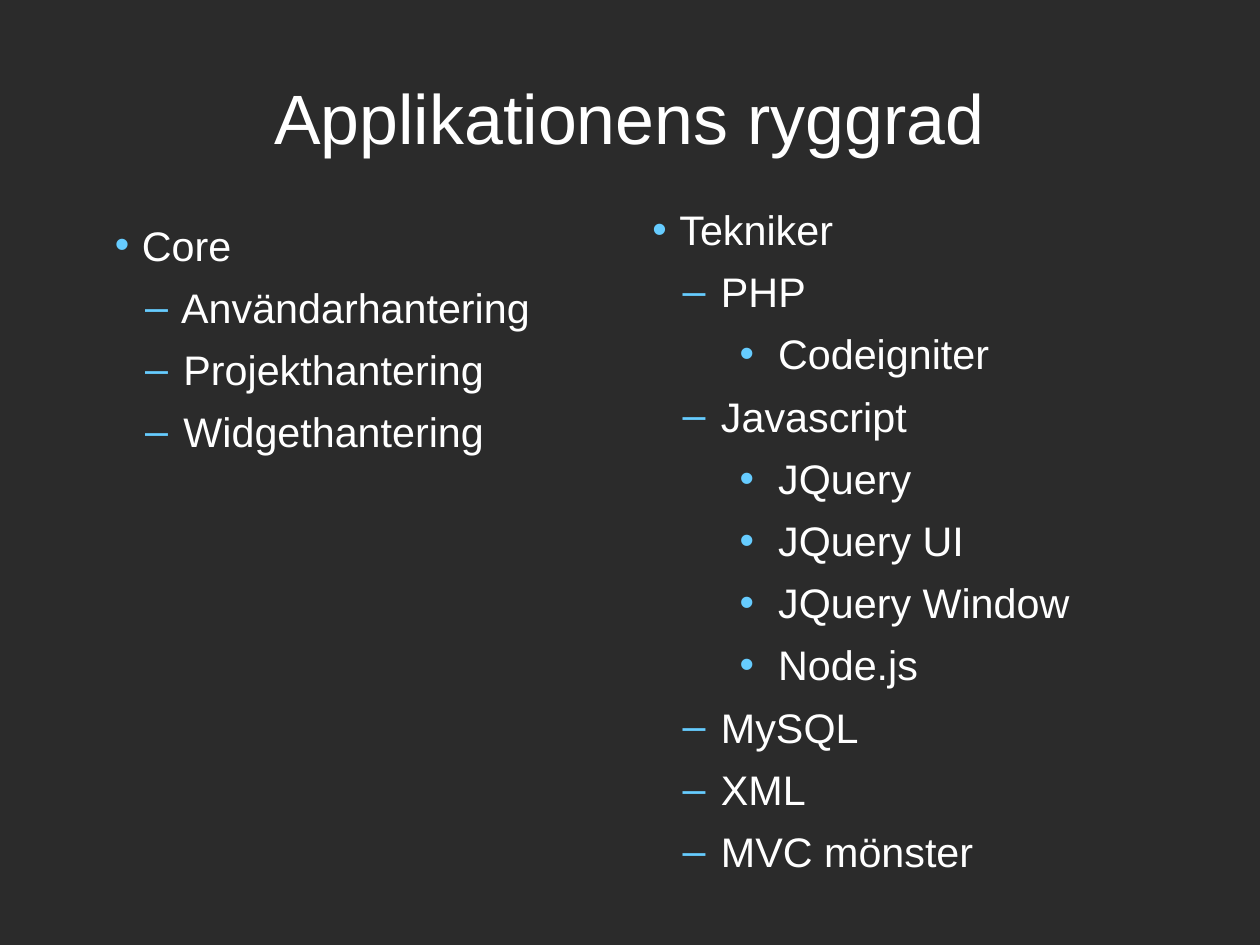
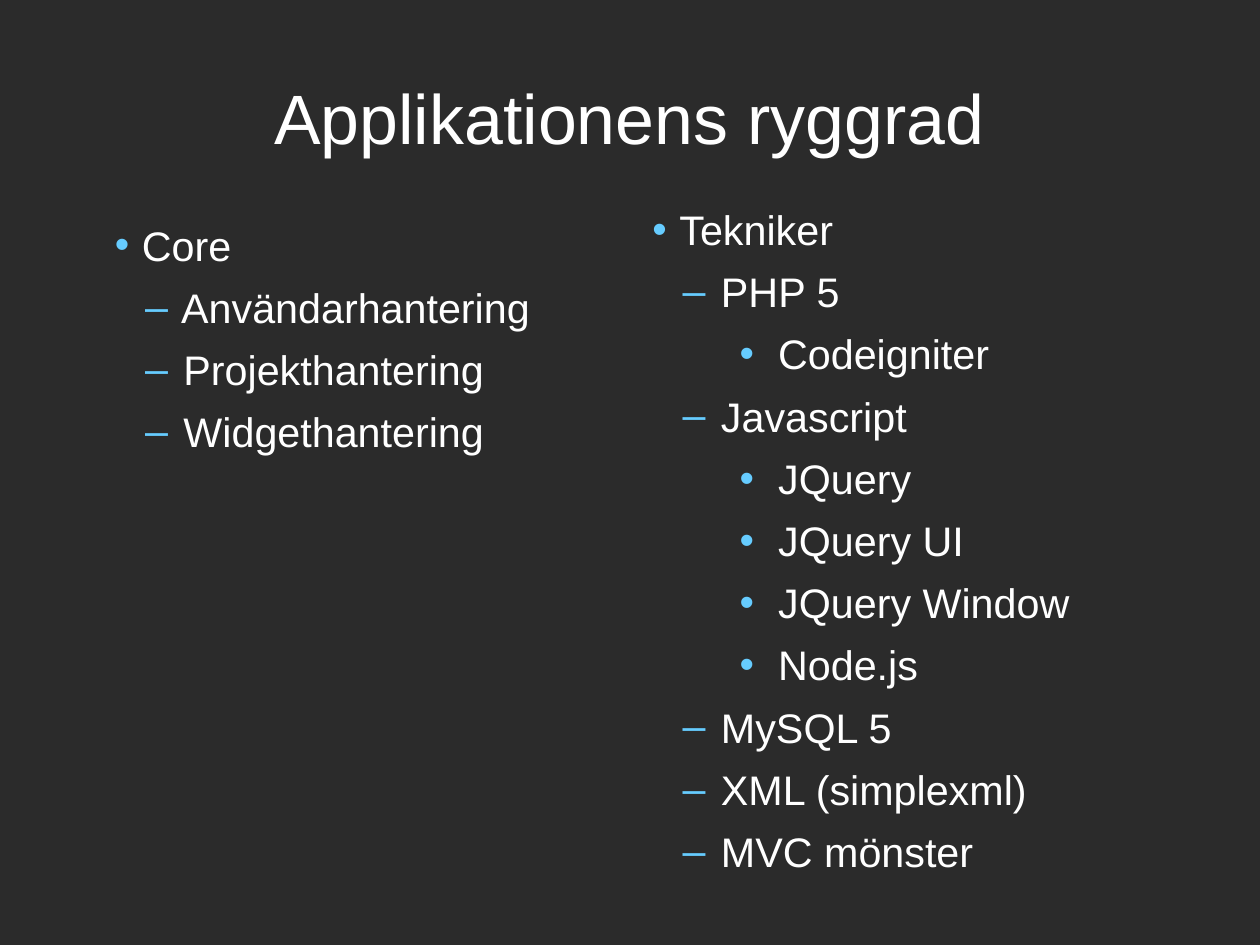
Before and after one commit to michellesanver/onlineprojectplanner, a slide deck: slide 5 of Dokument/Presentation/presentation.odp. Drawn at 1260x945 pixels with LibreOffice and Linux fonts; fonts in the diff are those of the drawing; background and template pictures are left out; a plain dark background stands for a picture behind light text. Boxes give left, top, right and bottom in pixels: in the first picture for what was removed or moved away, otherwise in the second. Text is boxed around its words. In the diff, an @@ line names an element or a change of style, - is before the commit and + after.

```diff
--- a/Dokument/Presentation/presentation.odp
+++ b/Dokument/Presentation/presentation.odp
@@ text at [721,278,840,308]: text changed @@
-  – PHP
+  – PHP 5
@@ text at [721,714,1027,813]: text changed @@
-  – MySQL
-  – XML
+  – MySQL 5
+  – XML (simplexml)
```
Also in this commit, not shown: 1 other slide changed, 2 slides added.
